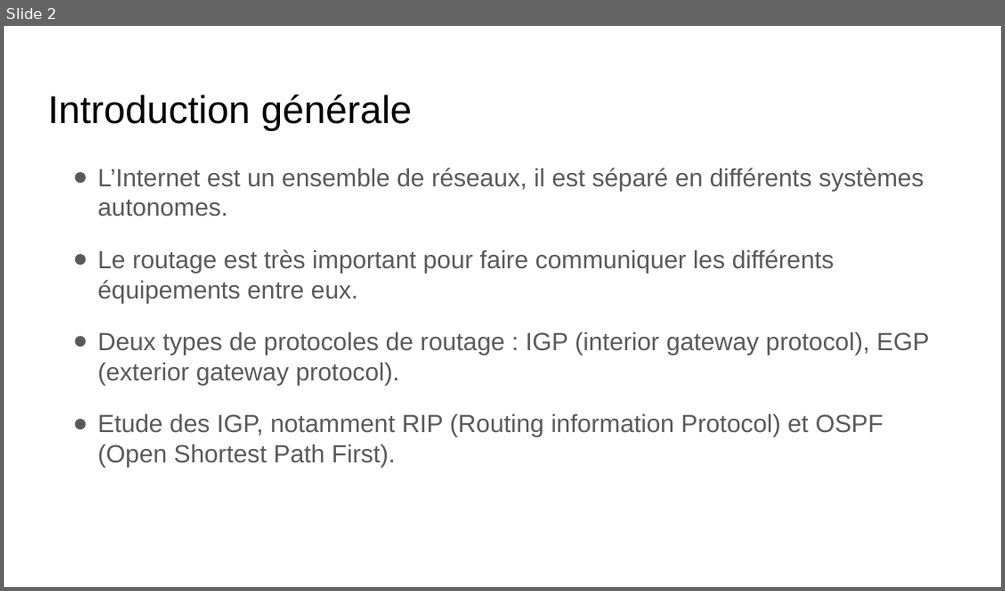
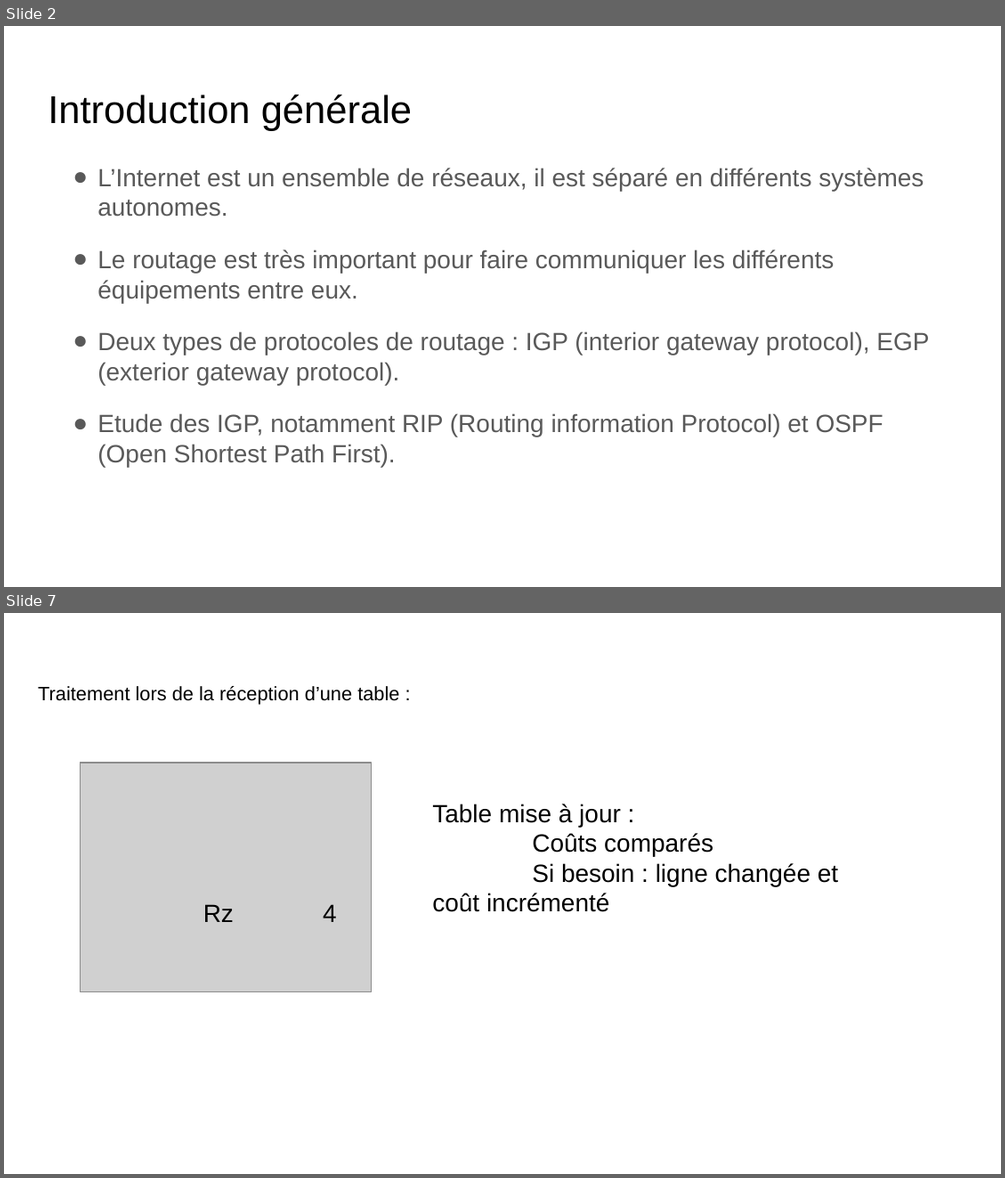
Before and after one commit to Sinvers/network, a slide deck: PresentationTIPE.odp. Shown one above the other, each under a label of ours: slide 2 before the commit, slides 2 and 7 after it; the slides between them are not shown. The pictures are 1005x591 and 1005x1178 pixels, drawn with LibreOffice and Linux fonts; fonts in the diff are those of the drawing; grey boxes stand for pictures. Boxes give left, top, right and bottom in pixels: in the first picture for what was removed or moved away, otherwise in the second. Text is boxed around its words. In the diff, an @@ line names an element or a change of style, - is before the commit and + after.

```diff
--- a/PresentationTIPE.odp
+++ b/PresentationTIPE.odp
@@ slide 7 added at [4,613,1001,1174], background #FFFFFF @@
@@ title added at [38,686,399,705], 14 pt, text #000000 @@
+Traitement lors de la réception d’une table :
@@ picture added at [81,763,372,992] @@
@@ text added at [432,803,838,912], 18 pt, text #000000 @@
+Table mise à jour :
+Coûts comparés
+Si besoin : ligne changée et coût incrémenté
@@ text added at [203,904,234,922], 18 pt, text #000000 @@
+Rz
@@ text added at [323,904,337,922], 18 pt, text #000000 @@
+4
```
Also in this commit, not shown: 7 slides changed, 16 other slides added, 4 slides removed, 2 other files.
